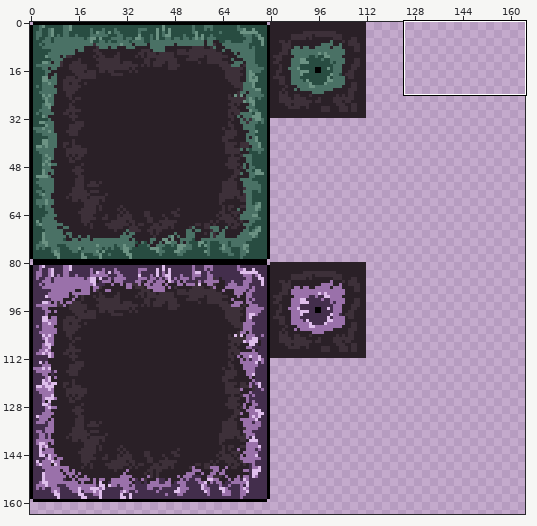
One commit to this pixel-art file: assets/aseprite/slugmap.aseprite. The picture above shows the old version from afar; the outline marks the close-up.
Close-up. As it was:
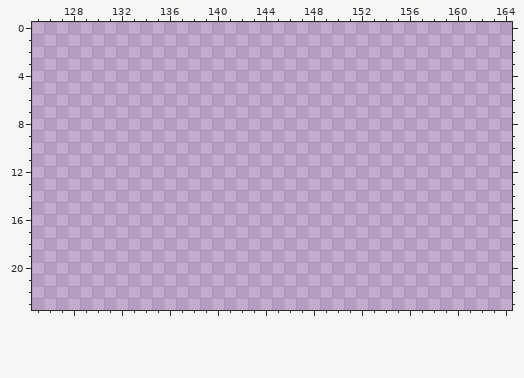
256x256 pixels, 1 frame. Colours within 5 levels of each other are drawn and written as one. Shown: x 125..164, y 0..23. The wide view leaves out empty margins.
New version:
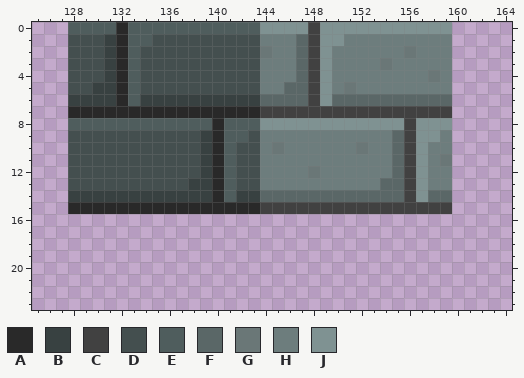
Palette (. is transparent): A #292929  B #384141  C #414141  D #444f4f  E #4f5d5d  F #5a6767  G #6a7777  H #6d7d7d  J #7f9292
Change:
y 0: x 128..159 ................................ -> EEEEAEEEEEEEEEEEJJJJCJJJJJJJJJJJ
y 1: x 128..159 ................................ -> DDDBAEEDDDDDDDDDHHHFCJJHHHHHHHHH
y 2: x 128..159 ................................ -> DDDBAEDDDDDDDDDDGHHFCJHHHHHHGHHH
y 3: x 128..159 ................................ -> DDDBAEDDDDDDDDDDHHHFCJHHHHGHHHHH
y 4: x 128..159 ................................ -> DDDBAEDDDDDDDDDDHHHFCJHHHHHHHHGH
y 5: x 128..159 ................................ -> DDBBAEDDDDDDDDDDHHFFCJHGHHHHHHHH
y 6: x 128..159 ................................ -> BBBBAEBBBBBBBBBBFFFFCJFFFFFFFFFF
y 7: x 128..159 ................................ -> AAAAAAAAAAAAAAAACCCCCCCCCCCCCCCC
y 8: x 128..159 ................................ -> EEEEEEEEEEEEAEEEJJJJJJJJJJJJCJJJ
y 9: x 128..159 ................................ -> DDDDDDDDDDDBAEEDHHHHHHHHHHHFCJJH
y 10: x 128..159 ................................ -> DDDDDDDDDDDBAEDDHGHHHHHHGHHFCJHH
y 11: x 128..159 ................................ -> DDDDDDDDDDDBAEDDHHHHHHHHHHHFCJHG
y 12: x 128..159 ................................ -> DDDDDDDDDDDBAEDDHHHHGHHHHHHFCJHH
y 13: x 128..159 ................................ -> DDDDDDDDDDBBAEDDHHHHHHHHHHFFCJHH
y 14: x 128..159 ................................ -> BBBBBBBBBBBBAEBBFFFFFFFFFFFFCJFF
y 15: x 128..159 ................................ -> AAAAAAAAAAAAAAAACCCCCCCCCCCCCCCC
Changed places in both close-ups, as pixel boxes (x1, y1, x2, y2):
added: (68, 22, 452, 214)
